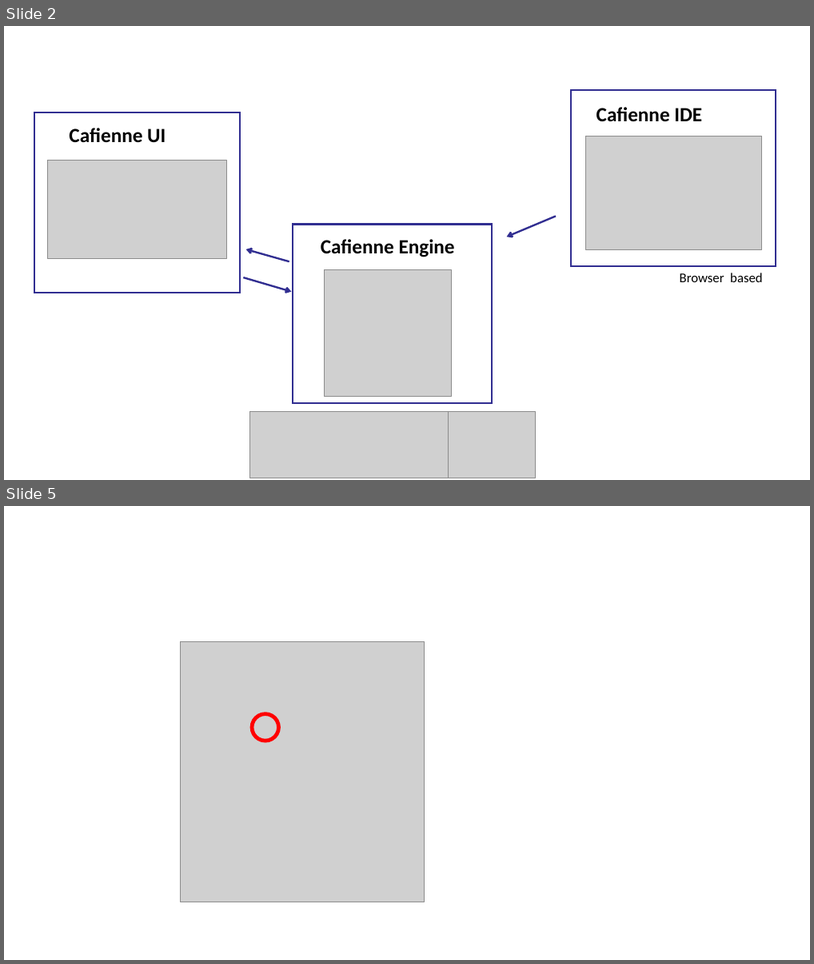
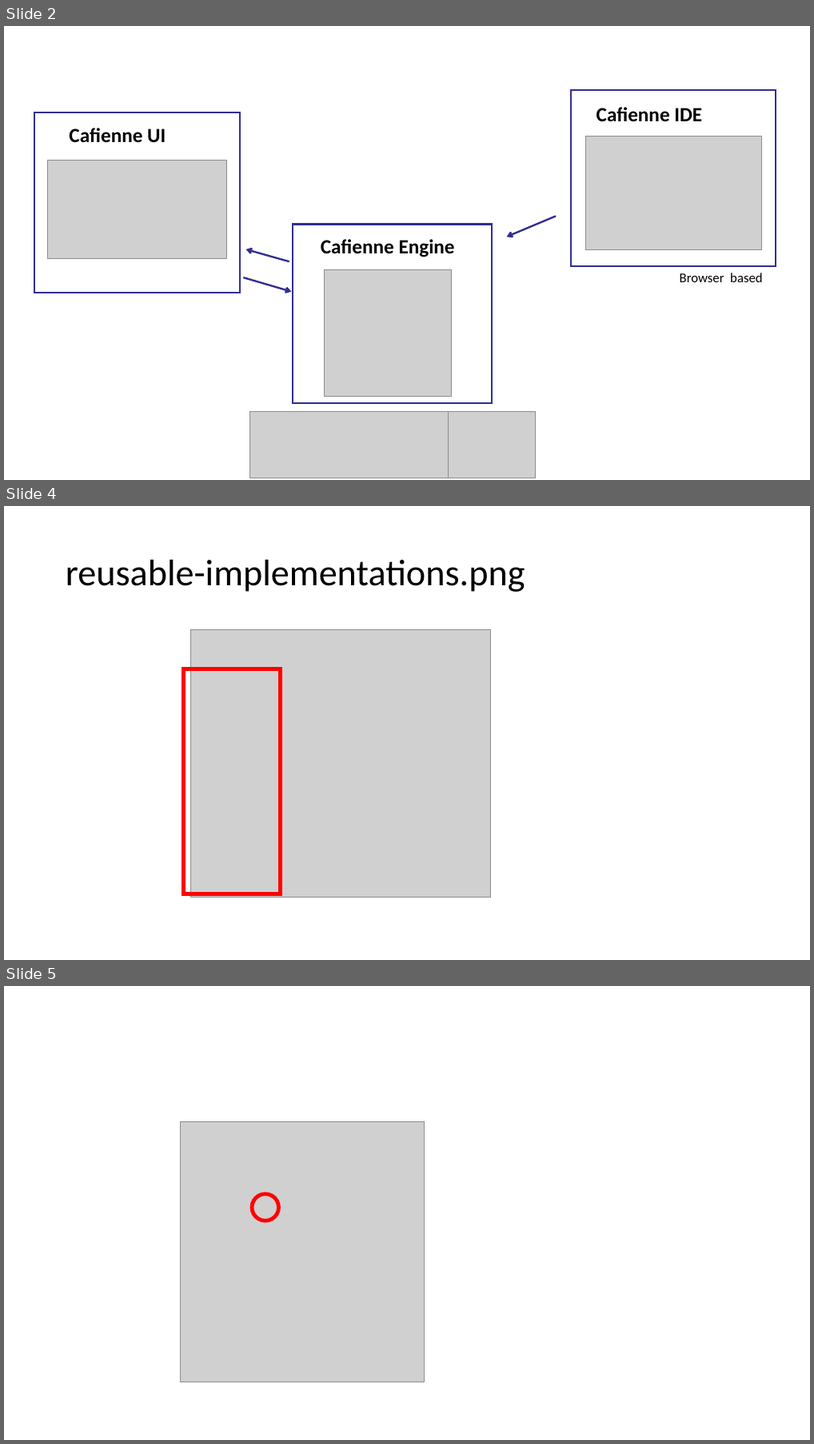
Before and after one commit to casefabric/guide, a slide deck: custom-picture-sources/various pictures.pptx. Shown one above the other, each under a label of ours: slides 2 and 5 before the commit, slides 2, 4 and 5 after it; the slides between them are not shown. The pictures are 814x964 and 814x1444 pixels, drawn with LibreOffice and Linux fonts; fonts in the diff are those of the drawing; grey boxes stand for pictures. Boxes give left, top, right and bottom in pixels: in the first picture for what was removed or moved away, otherwise in the second. Text is boxed around its words. In the diff, an @@ line names an element or a change of style, - is before the commit and + after.

```diff
--- a/custom-picture-sources/various pictures.pptx
+++ b/custom-picture-sources/various pictures.pptx
@@ slide 4 added at (4,506,810,960), background #FFFFFF @@
@@ title added at (66,560,526,592), 44 pt, text #000000 @@
+reusable-implementations.png
@@ picture added at (191,629,491,897) @@
@@ rectangle added at (184,668,281,894), outline #FF0000 4.5 pt @@
```
Also in this commit, not shown: 9 other slides added, 2 slides removed, 7 other files.
